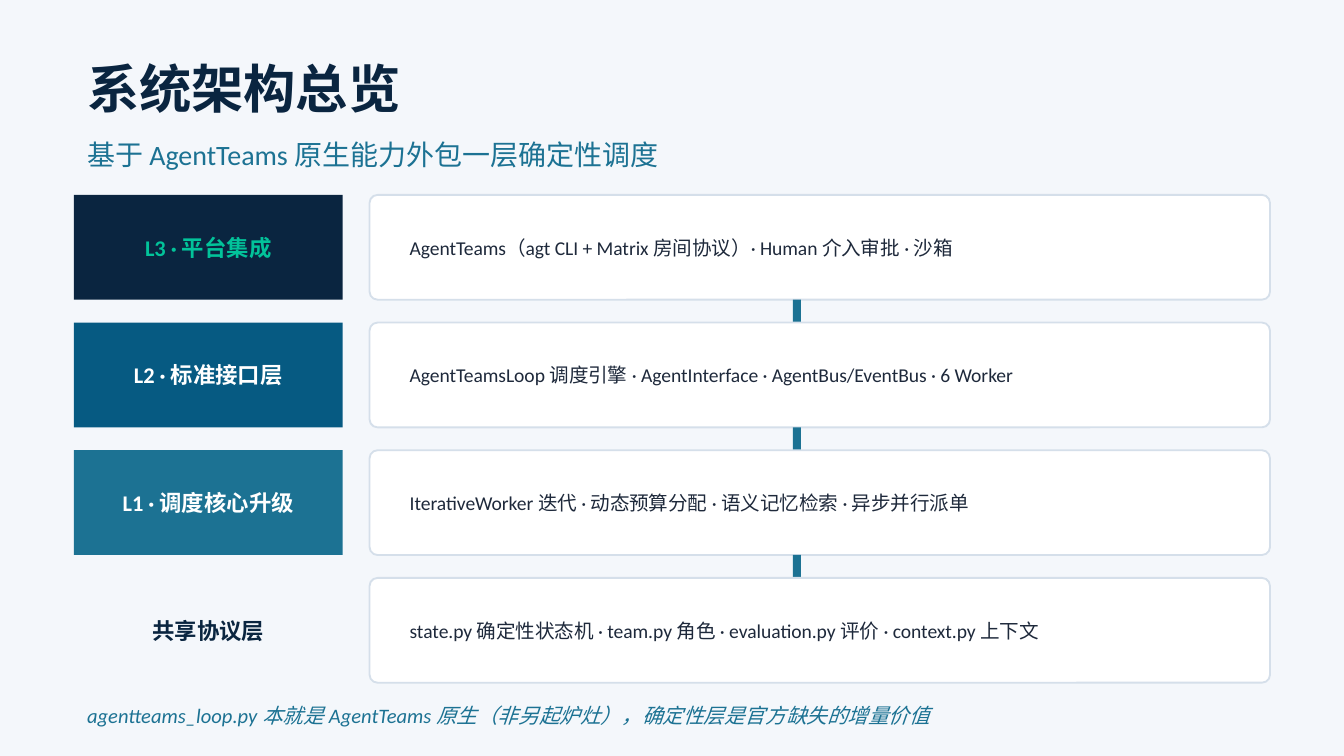
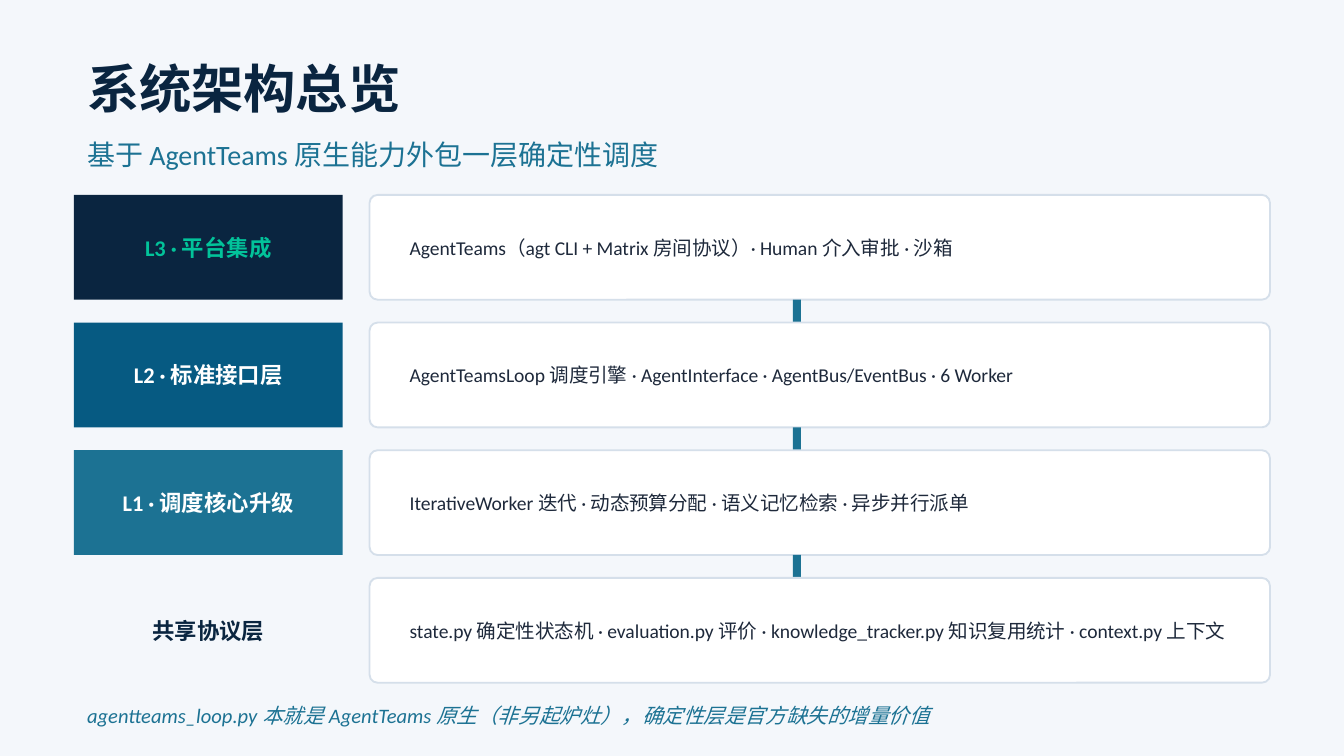
Before and after one commit to qiyuxi24/mutil_agent, a slide deck: slide 9 of software-dev-fullflow/demo/GOAI-赛道三-方案.pptx. Drawn at 1344x756 pixels with LibreOffice and Linux fonts; fonts in the diff are those of the drawing. Boxes give left, top, right and bottom in pixels: in the first picture for what was removed or moved away, otherwise in the second. Text is boxed around its words. In the diff, an @@ line names an element or a change of style, - is before the commit and + after.

Commit message:
feat: 新增知识统计与审批留痕，更新初赛参赛材料并清理废弃文件
- 新增 knowledge_tracker.py（知识/Skill 复用统计 UsageTracker，非阻塞落盘）
- 新增 approval.py（人工审批留痕闭环 + TTL 超时兜底）
- evaluation.py 增加成长分维度（综合分=0.5合格+0.35贡献+0.15成长）
- agentteams_loop/web_dashboard/run 接入审批与知识统计
- 更新初赛参赛材料（500字简介 + 方案PPT 纳入知识复用统计/成长分）
- 删除废弃文件（agent_interface/iterative_worker/reverse_gateway 等）
- 新增 test_approval.py 测试
- .gitignore 排除 eval_reference/ 与 提交包/

```diff
--- a/software-dev-fullflow/demo/GOAI-赛道三-方案.pptx
+++ b/software-dev-fullflow/demo/GOAI-赛道三-方案.pptx
@@ text at <box>410,621,1225,642</box>: text changed @@
-state.py 确定性状态机 · team.py 角色 · evaluation.py 评价 · context.py 上下文
+state.py 确定性状态机 · evaluation.py 评价 · knowledge_tracker.py 知识复用统计 · context.py 上下文
```
Also in this commit, not shown: 2 other slides changed, 19 other files.
